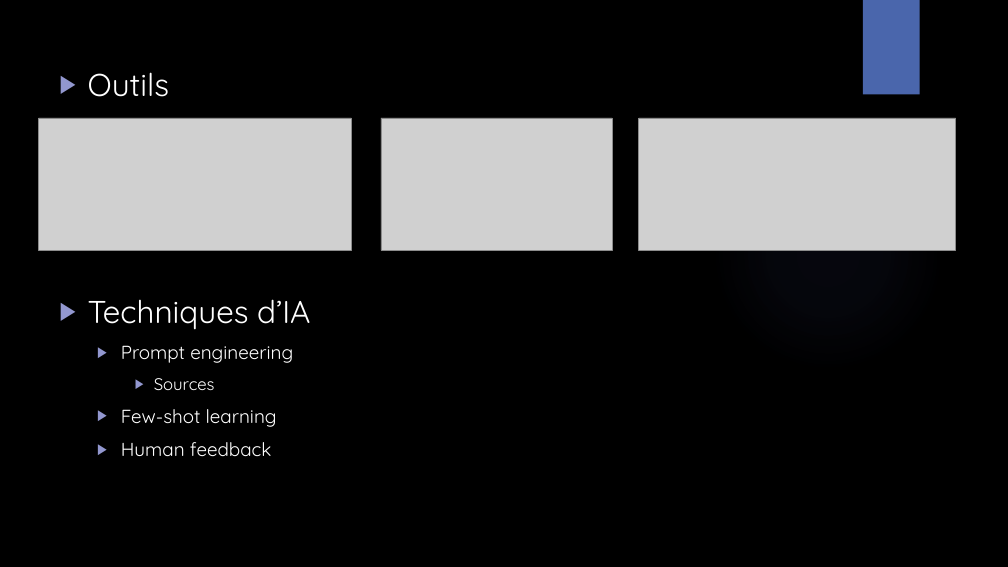
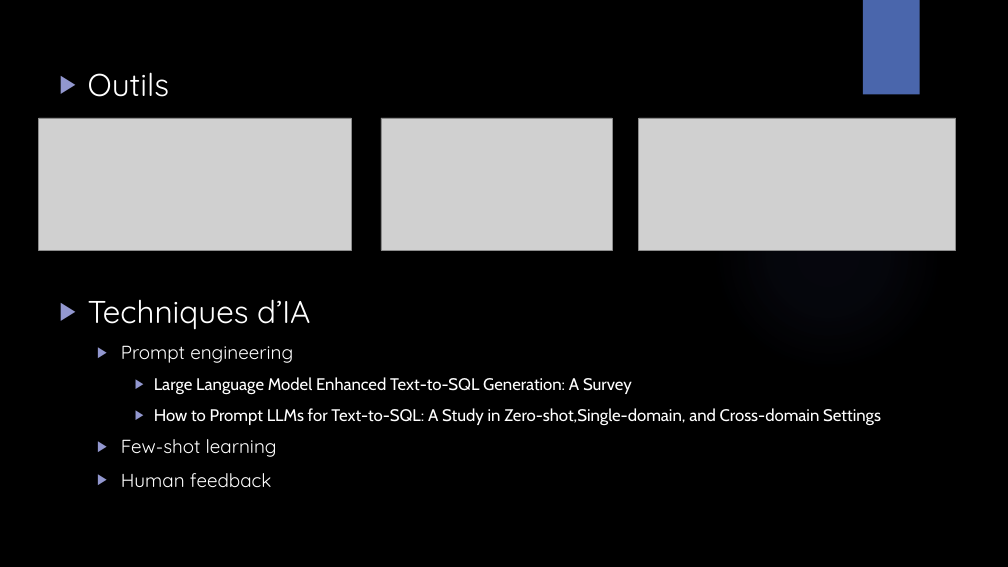
Before and after one commit to julesdamidaux/Mhackdonalds, a slide deck: slide 4 of support_pitch_Mhackdonalds.pptx. Drawn at 1008x567 pixels with LibreOffice and Linux fonts; fonts in the diff are those of the drawing; grey boxes stand for pictures; background and template pictures are left out. Boxes give left, top, right and bottom in pixels: in the first picture for what was removed or moved away, otherwise in the second. Text is boxed around its words. In the diff, an @@ line names an element or a change of style, - is before the commit and + after.

```diff
--- a/support_pitch_Mhackdonalds.pptx
+++ b/support_pitch_Mhackdonalds.pptx
@@ text at <box>154,377,881,425</box>: text changed; font Quicksand to Cabin @@
-    ▶ Sources
+    ▶ Large Language Model Enhanced Text-to-SQL Generation: A Survey
+    ▶ How to Prompt LLMs for Text-to-SQL: A Study in Zero-shot,Single-domain, and Cross-domain Settings
```
